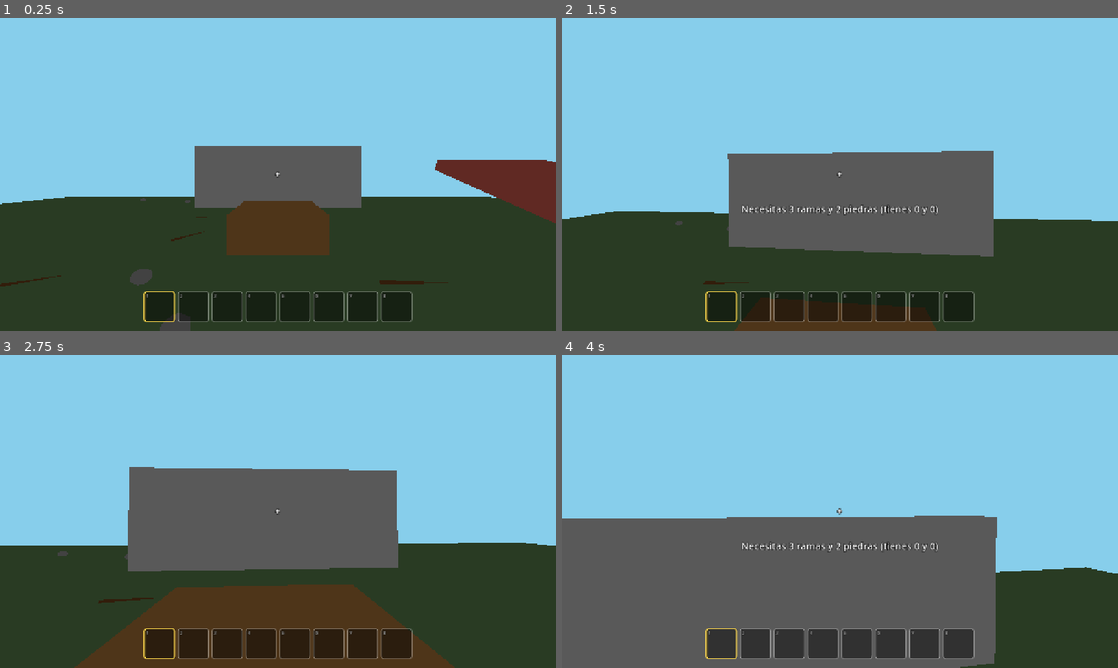
Above: before the commit, frames 1-4 (two rows, left to right).
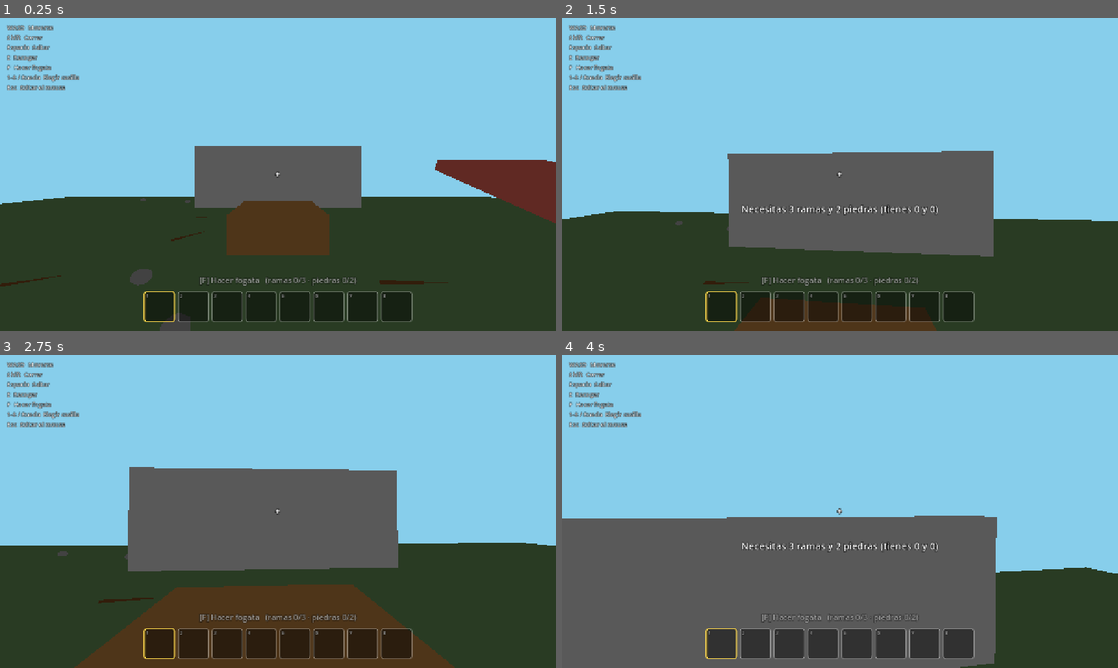
Above: after the commit, the same moments.

Repository: cgalvezd92/VideoJuego
Game: Godot game, scene res://Levels/main.tscn
Same seed, same stepped clock (60 frames per second), same inputs: the game is played once before the commit and once after it.
Inputs (mouse positions are in pixels of both pictures, inside the frame that each line leads up to):
- Up to frame 1 (0.25 s): no input
- Up to frame 2 (1.5 s): tap Enter at 0.5 s; move the mouse to (867, 174) at 0.52 s; hold F (build_fire) 0.53-1.28 s; hold W (move_forward) from 0.53 s (still down); tap Space (jump) at 0.77 s; move the mouse to (812, 174) at 1.27 s; tap E (interact) at 1.35 s
- Up to frame 3 (2.75 s): keep holding W (move_forward); tap Space (jump) at 1.52 s; move the mouse to (289, 505) at 2.02 s; hold Shift (sprint) from 2.03 s (still down)
- Up to frame 4 (4 s): keep holding W (move_forward); move the mouse to (834, 517) at 2.77 s; release Shift (sprint) at 2.78 s; tap 1 at 2.85 s; tap Space (jump) at 3.02, 3.77 s; move the mouse to (878, 514) at 3.52 s; hold F (build_fire) from 3.53 s (still down)

The runs differ from the first frame. In frame 1, 1.0% of the frame differs, in the area x 1-64%, y 2-86%; in frame 2, 1.0%; in frame 3, 1.1%; in frame 4, 1.0%.

Commit message:
HUD: aviso [F] Hacer fogata y lista de controles
- Encima de la barra: '[F] Hacer fogata (ramas x/3 · piedras y/2)',
  atenuado si faltan materiales y amarillo si se puede construir.
  Se actualiza solo cuando cambia el inventario.
- Arriba a la izquierda: lista pequeña de controles.

Co-Authored-By: Claude Opus 5.5 <noreply@anthropic.com>
Claude-Session: https://claude.ai/code/session_015eDmJJqEXKPdpgqKicuVm4

Diff:
--- a/Player/crafting.gd
+++ b/Player/crafting.gd
@@ -12,6 +12,12 @@
 @onready var player: CharacterBody3D = owner
 @onready var inventory = owner.get_node("Inventory")
 @onready var hud = owner.get_node("HUD")
+
+
+func _ready() -> void:
+	# El aviso "[F] Hacer fogata" se actualiza solo cuando cambia el inventario.
+	inventory.changed.connect(_update_hint)
+	_update_hint()
 
 
 func _unhandled_input(event: InputEvent) -> void:
@@ -42,6 +48,14 @@
 	hud.show_message("Hiciste una fogata")
 
 
+func _update_hint() -> void:
+	var branches: int = inventory.get_amount("rama")
+	var stones: int = inventory.get_amount("piedra")
+	var available: bool = branches >= fire_branches and stones >= fire_stones
+	hud.set_hint("[F] Hacer fogata   (ramas %d/%d · piedras %d/%d)"
+		% [branches, fire_branches, stones, fire_stones], available)
+
+
 ## Busca suelo delante del jugador. Devuelve la posición o null.
 func _find_spot():
 	var space := player.get_world_3d().direct_space_state
--- a/Player/hud.gd
+++ b/Player/hud.gd
@@ -4,7 +4,16 @@
 
 var prompt_label: Label
 var message_label: Label
+var hint_label: Label
 var message_time: float = 0.0
+
+const CONTROLS_TEXT: String = """WASD  Moverse
+Shift  Correr
+Espacio  Saltar
+E  Recoger
+F  Hacer fogata
+1-8 / Rueda  Elegir casilla
+Esc  Soltar el mouse"""
 
 
 func _ready() -> void:
@@ -12,6 +21,23 @@
 	crosshair.text = "+"
 	prompt_label = _create_label(40.0)
 	message_label = _create_label(80.0)
+
+	# Aviso encima de la barra de casillas (por ejemplo, "[F] Hacer fogata").
+	hint_label = _create_label(0.0)
+	hint_label.vertical_alignment = VERTICAL_ALIGNMENT_BOTTOM
+	hint_label.offset_bottom = -104.0
+	hint_label.add_theme_font_size_override("font_size", 18)
+
+	# Lista de controles, pequeña, arriba a la izquierda.
+	var controls := _create_label(0.0)
+	controls.text = CONTROLS_TEXT
+	controls.horizontal_alignment = HORIZONTAL_ALIGNMENT_LEFT
+	controls.vertical_alignment = VERTICAL_ALIGNMENT_TOP
+	controls.offset_left = 16.0
+	controls.offset_top = 12.0
+	controls.add_theme_font_size_override("font_size", 14)
+	controls.add_theme_constant_override("outline_size", 4)
+	controls.modulate = Color(1, 1, 1, 0.8)
 
 
 func _process(delta: float) -> void:
@@ -23,6 +49,15 @@
 
 func set_prompt(new_text: String) -> void:
 	prompt_label.text = new_text
+
+
+## Aviso de acción encima de la barra. Si "available" es false se ve atenuado.
+func set_hint(new_text: String, available: bool) -> void:
+	hint_label.text = new_text
+	if available:
+		hint_label.modulate = Color(1.0, 0.85, 0.3)
+	else:
+		hint_label.modulate = Color(1, 1, 1, 0.55)
 
 
 func show_message(new_text: String) -> void:
